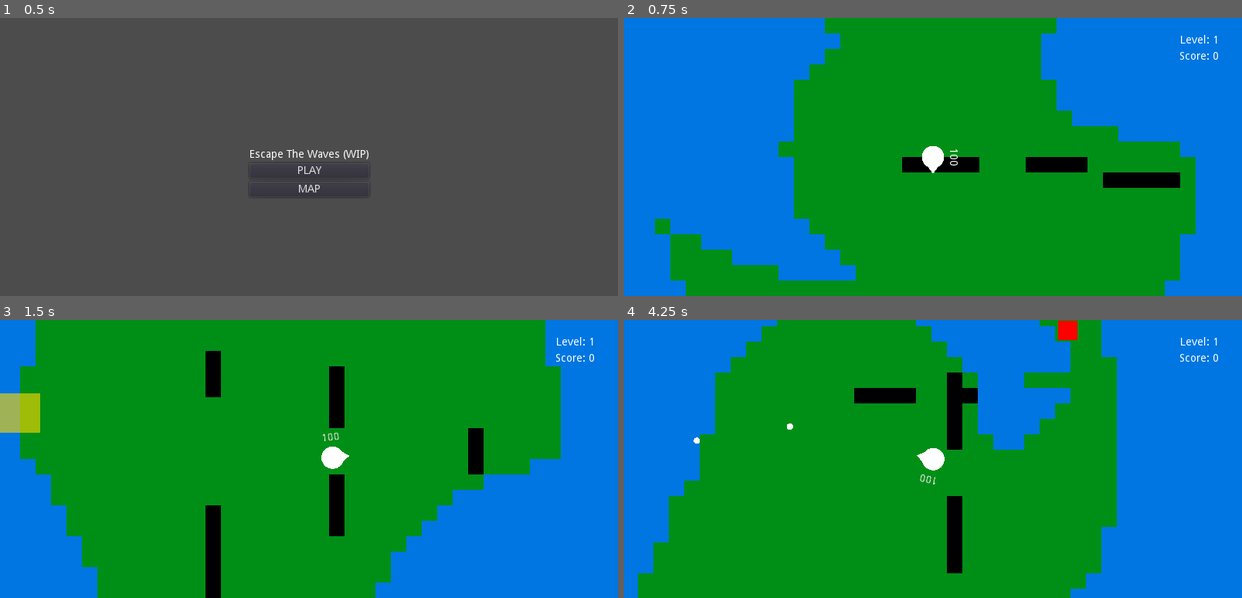
Above: before the commit, frames 1-4 (two rows, left to right).
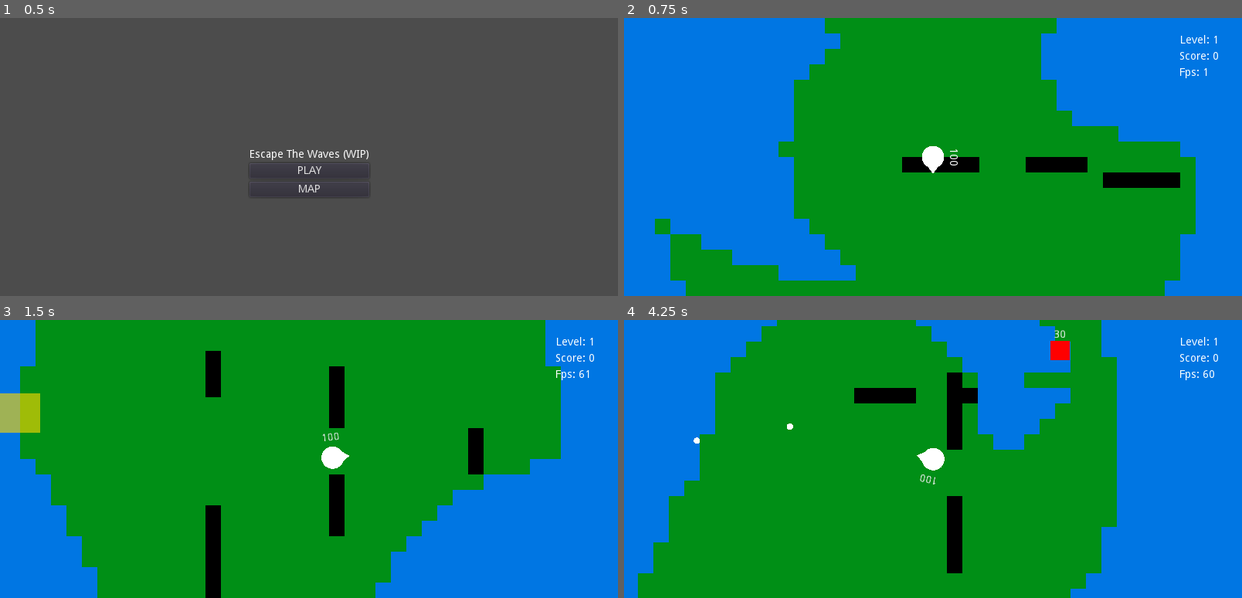
Above: after the commit, the same moments.

Repository: EmilienLeroy/EscapeTheWave
Game: Godot game, scene res://main.tscn
The game is run twice, just before and just after one commit, with the same random seed, the same clock (stepped at 60 frames per second) and the same inputs.
Inputs (mouse positions are in pixels of both pictures, inside the frame that each line leads up to):
- Up to frame 1 (0.5 s): no input
- Up to frame 2 (0.75 s): click "MAP" at 0.5 s
- Up to frame 3 (1.5 s): tap Enter (ui_accept) at 1.25 s; move the mouse to (444, 445) at 1.27 s; hold Right (ui_right) from 1.28 s (still down); hold Enter (ui_accept) from 1.28 s (still down); click (444, 445) at 1.42 s
- Up to frame 4 (4.25 s): release Right (ui_right) at 2 s; release Enter (ui_accept) at 2 s; drag from (809, 472) to (902, 514) at 2.02 s; move the mouse to (994, 397) at 2.77 s; hold Right (ui_right) 2.78-3.5 s; hold Enter (ui_accept) 2.78-3.5 s; drag from (902, 514) to (747, 417) at 3.52 s

Frame 1 is identical in both runs. In frame 2, less than 0.1% of the frame differs, in the area x 90-95%, y 18-22%; in frame 3, less than 0.1%; in frame 4, 0.5%, in the area x 69-96%, y 0-22%.

Commit message:
🚧 Limit number of position update depending if mob is on screen

Diff:
--- a/entities/mobs/base/base.gd
+++ b/entities/mobs/base/base.gd
@@ -1,4 +1,6 @@
 extends KinematicBody2D
+
+const MIN_RECALC = 1000;
 
 onready var agent = $NavigationAgent2D;
 
@@ -9,10 +11,11 @@
 export var attack_interval = 10;
 export var damage = 10;
 
-var velocity = Vector2.ZERO;
+var velocity = Vector2(0.1, 0.1);
 var threshold = 16;
 var nav = null;
 var player = null;
+var last_stamp = -1
 
 func init(p: KinematicBody2D):
 	player = p;
@@ -26,6 +29,8 @@
 		player.connect('game_over', self, 'on_game_over');
 
 	set_life(life);
+	agent.call_deferred('set_target_location', player.global_position);
+
 
 func _process(delta):
 	var is_attack_frame = Engine.get_idle_frames() % attack_interval == 0;
@@ -33,17 +38,16 @@
 	if (is_attack_frame):
 		attack_players();
 
-func _physics_process(delta):
-	if agent.is_navigation_finished():
-		return
+	if ($VisibilityNotifier2D.is_on_screen()):
+		var target_global_position = agent.get_next_location();
+		var direction = global_position.direction_to(target_global_position);
+		var desired_velocity = direction * agent.max_speed;
+		var steering = (desired_velocity - velocity) * delta * 4.0;
 
-	var target_global_position = agent.get_next_location();
-	var direction = global_position.direction_to(target_global_position);
-	var desired_velocity = direction * agent.max_speed;
-	var steering = (desired_velocity - velocity) * delta * 4.0;
+		velocity += steering;
 
-	velocity += steering;
-	agent.set_velocity(velocity);
+		agent.call_deferred('set_velocity', velocity);
+
 	move_and_slide(velocity);
 
 
@@ -68,7 +72,15 @@
 	if (!player):
 		return;
 
-	agent.set_target_location(player.global_position)
+	var curr_stamp = OS.get_system_time_msecs();
+
+	if last_stamp < 0:
+		last_stamp = curr_stamp;
+
+	var elapsed =  curr_stamp - last_stamp;
+	if elapsed  >= MIN_RECALC:
+		agent.call_deferred('set_target_location', player.global_position);
+
 
 func on_game_over(score):
 	player = null;
--- a/entities/mobs/base/base.tscn
+++ b/entities/mobs/base/base.tscn
@@ -14,6 +14,10 @@
 script = ExtResource( 1 )
 
 [node name="NavigationAgent2D" type="NavigationAgent2D" parent="."]
+path_desired_distance = 100.0
+target_desired_distance = 100.0
+
+[node name="VisibilityNotifier2D" type="VisibilityNotifier2D" parent="."]
 
 [node name="Texture" type="MeshInstance2D" parent="."]
 modulate = Color( 1, 0, 0, 1 )
--- a/entities/mobs/path/path.gd
+++ b/entities/mobs/path/path.gd
@@ -6,3 +6,4 @@
 
 func update_paths():
 	get_tree().call_group('mob', 'update_path');
+	pass
--- a/entities/mobs/path/path.tscn
+++ b/entities/mobs/path/path.tscn
@@ -6,4 +6,5 @@
 script = ExtResource( 1 )
 
 [node name="Timer" type="Timer" parent="."]
+wait_time = 0.5
 autostart = true
--- a/entities/world/world.gd
+++ b/entities/world/world.gd
@@ -25,7 +25,7 @@
 	remove_unconnected_island(map);
 	add_wall(map, map_size);
 	add_texture(map, map_size);
-	add_navigation(((map_size / 2) - 2) * tile_size);
+	add_navigation(map);
 	VisualServer.set_default_clear_color(Color8(0, 119, 228));
 
 	if (escape):
@@ -192,8 +192,6 @@
 			var value = map[x][y];
 
 			match value:
-				0:
-					$Nav/Water.set_cell(x, y, 0);
 				1:
 					$Nav/Grass.set_cell(x, y, 0);
 				2:
@@ -204,10 +202,9 @@
 	$Nav/Wall.update_bitmask_region(Vector2(0, 0), Vector2(size, size));
 
 
-func add_navigation(size):
+func add_navigation(map):
 	var polygon = NavigationPolygon.new()
-	var outline = [Vector2(0, 0), Vector2(0, size), Vector2(size, size), Vector2(size, 0)]
-
-	polygon.add_outline(outline)
+
+	polygon.add_outline(get_island_border(map))
 	polygon.make_polygons_from_outlines()
 	$Nav/NavigationPolygonInstance.navpoly = polygon;
--- a/project.godot
+++ b/project.godot
@@ -43,7 +43,7 @@
 
 [global]
 
-max_mobs=50
+max_mobs=500
 
 [gui]
 
--- a/scenes/map/map.gd
+++ b/scenes/map/map.gd
@@ -9,6 +9,9 @@
 func init(data):
 	level = data.level;
 	score = data.score;
+
+func _process(delta):
+	$HUD/Fps.set_text("Fps: " + String(Engine.get_frames_per_second()));
 
 func _ready():
 	var map = Map.instance();
--- a/scenes/map/map.tscn
+++ b/scenes/map/map.tscn
@@ -37,4 +37,11 @@
 margin_bottom = 57.0
 text = "Score: 0"
 
+[node name="Fps" type="Label" parent="HUD"]
+margin_left = 719.0
+margin_top = 64.0
+margin_right = 759.0
+margin_bottom = 78.0
+text = "FPS: 0"
+
 [node name="Path" parent="." instance=ExtResource( 6 )]
